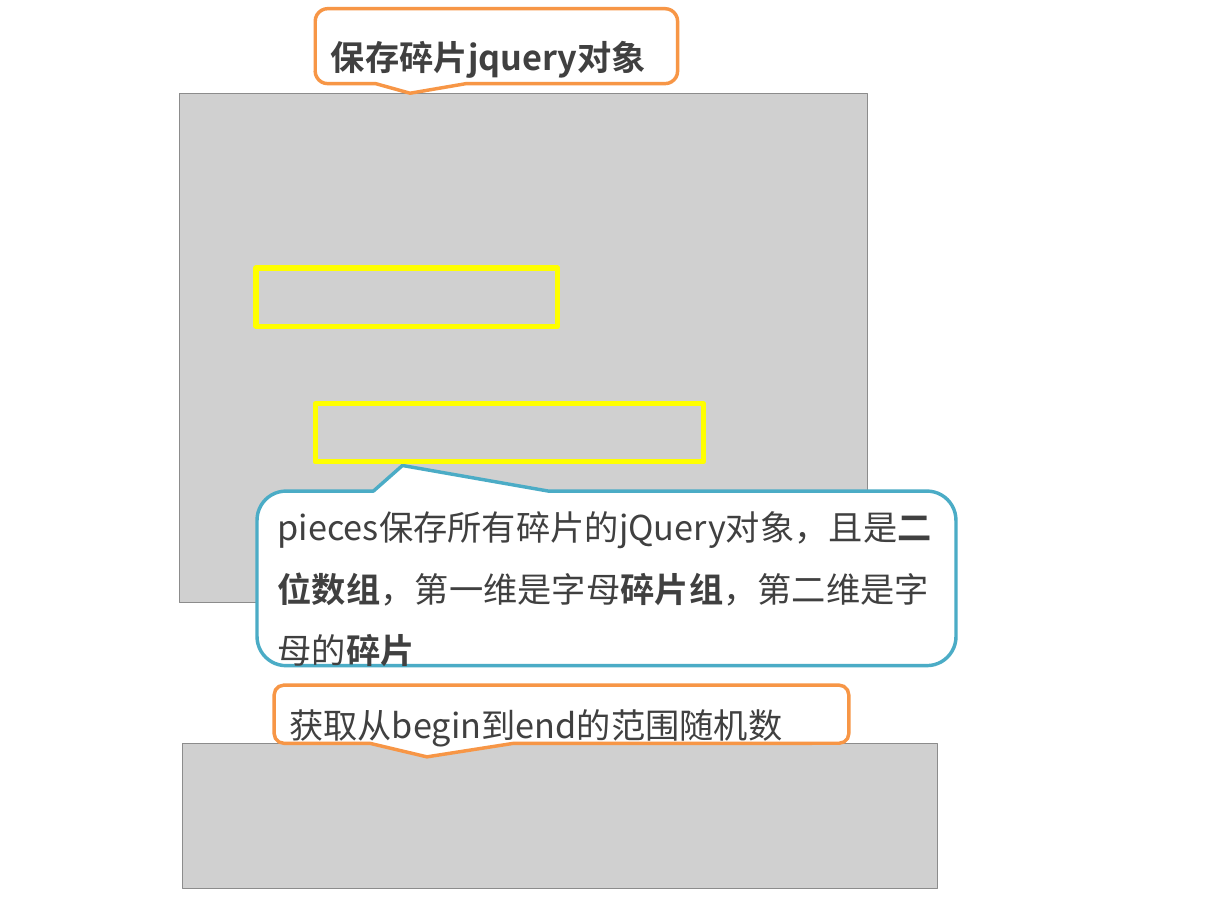
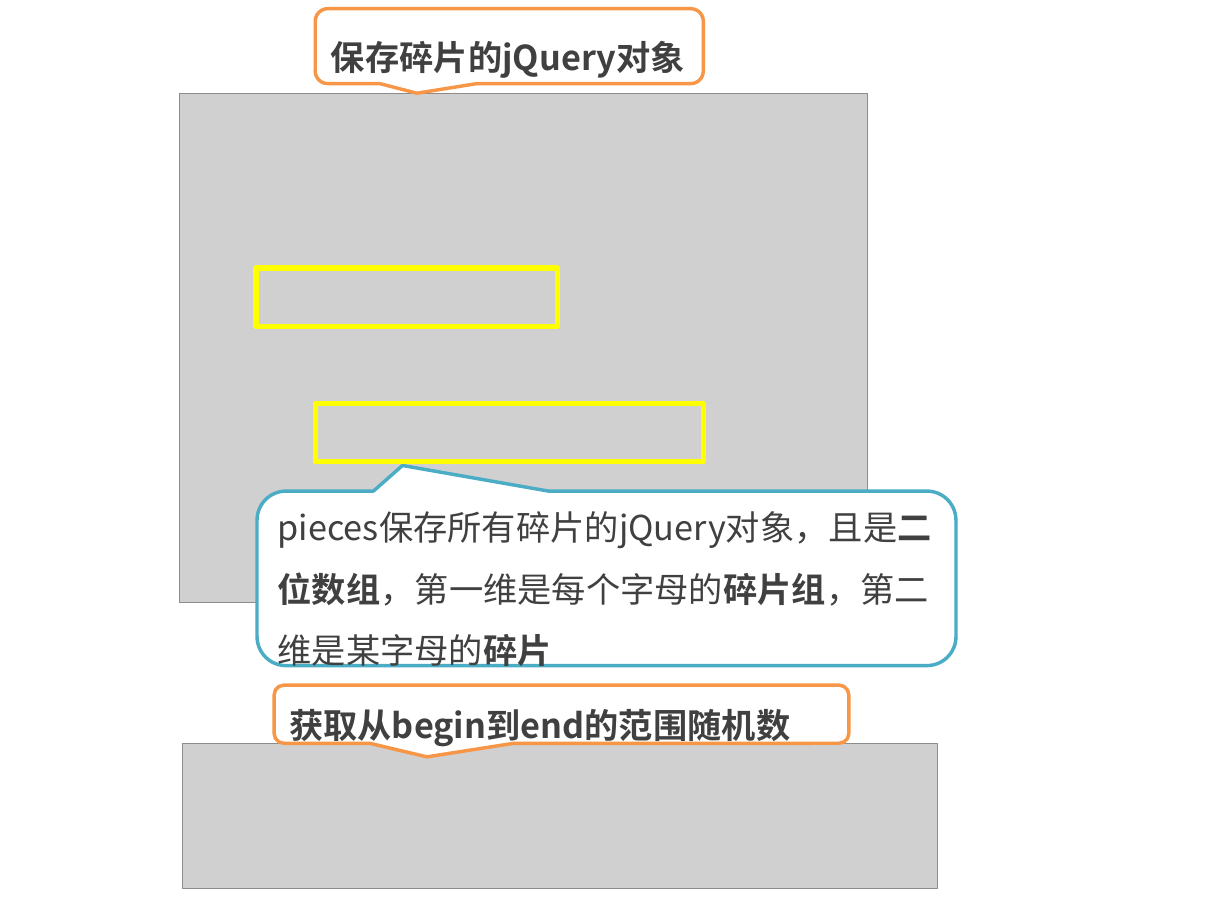
Before and after one commit to kong66/webAni, a slide deck: slide 12 of 20-svg-explode/20.pptx. Drawn at 1232x924 pixels with LibreOffice and Linux fonts; fonts in the diff are those of the drawing; grey boxes stand for pictures. Boxes give left, top, right and bottom in pixels: in the first picture for what was removed or moved away, otherwise in the second. Text is boxed around its words. In the diff, an @@ line names an element or a change of style, - is before the commit and + after.

```diff
--- a/20-svg-explode/20.pptx
+++ b/20-svg-explode/20.pptx
@@ rounded speech box "保存碎片的jQuery对象": place and size @@
-rounded speech box "保存碎片的jQuery对象" at [315,9,678,84]
+rounded speech box "保存碎片的jQuery对象" at [315,9,703,84]
@@ text in rounded speech box at [331,41,685,78]: text changed @@
-保存碎片jquery对象
+保存碎片的jQuery对象
@@ text in rounded speech box at [278,511,932,668]: text changed @@
-pieces保存所有碎片的jQuery对象，且是二位数组，第一维是字母碎片组，第二维是字母的碎片
+pieces保存所有碎片的jQuery对象，且是二位数组，第一维是每个字母的碎片组，第二维是某字母的碎片
@@ rounded speech box "获取从begin到end的范围随机数" at [275,685,849,743]: bold on @@
```
Also in this commit, not shown: 30 other slides changed, 1 slide added, 3 other files.
